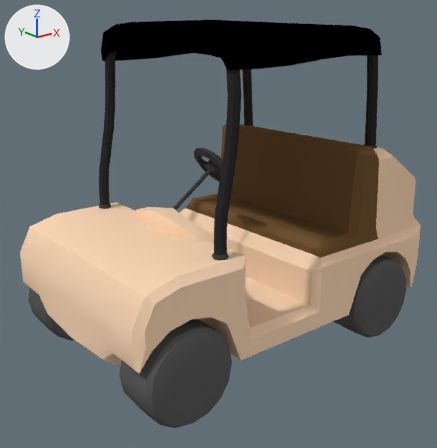
Before and after pictures for a commit that changed the Blender file Project_Golf/Assets/Blends/Carrito/Carro.blend.
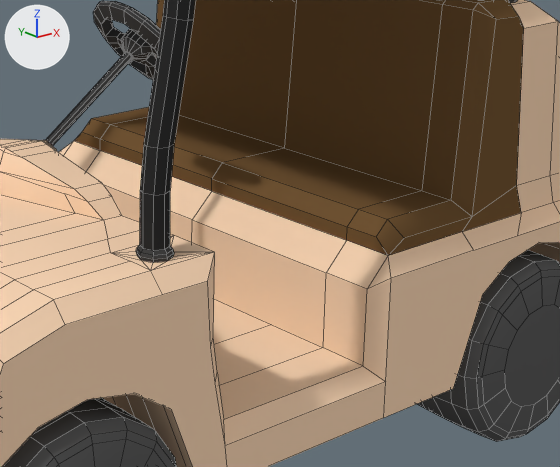
There are two pictures of each version: one whole from a 50 mm lens placed at (-7.61, -11.32, 6.45), pointed at (1.41, -0.05, 1.95), one close up on the part from 35% to 90% of the width and 33% to 78% of the height. Every picture has the same lights, and +X, +Y and +Z are marked at upper left. The close-ups show mesh edges as thin lines.

Names of what the first close-up shows: 'Carro', 'Rueda_D_I_V', 'Rueda_T_I_V', 'Volante'.
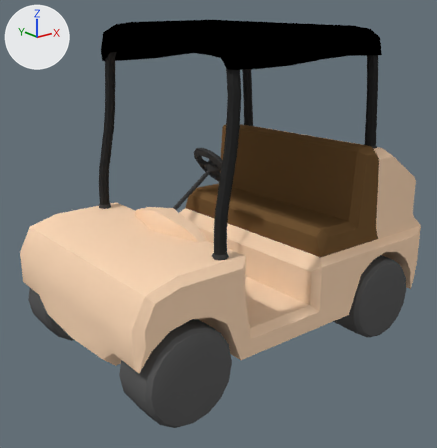
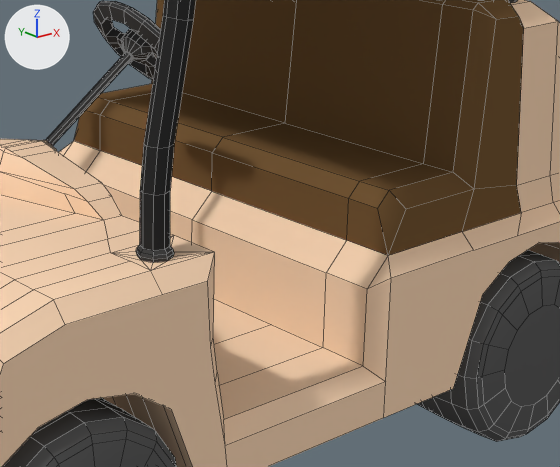
Location of each change, (x1, y1, x2, y2) in pixels of the close-ups (560 x 467 px; the box of a moved part takes in the faces that stretch with it):
part 1 of me_cube_001, moved or reshaped
    both: (74, 0, 524, 256)

The change in detail:
me_cube_001 has 685 vertices, 639 faces and spans x -0.07..2.8, y -6.24..2.67, z -0.06..6.74.
me_cube_001 is used by ob_carro; location (0.0, 0.0, 0.0); rotation (0.0, 0.0, 1.571), in degrees (0, 0, 90).
me_cube_001 part 1: all 11 vertices in x 0.0..2.64, y -3.59..-2.32, z 1.73..1.9 are moved by (0.0, 0.0, 0.3).
